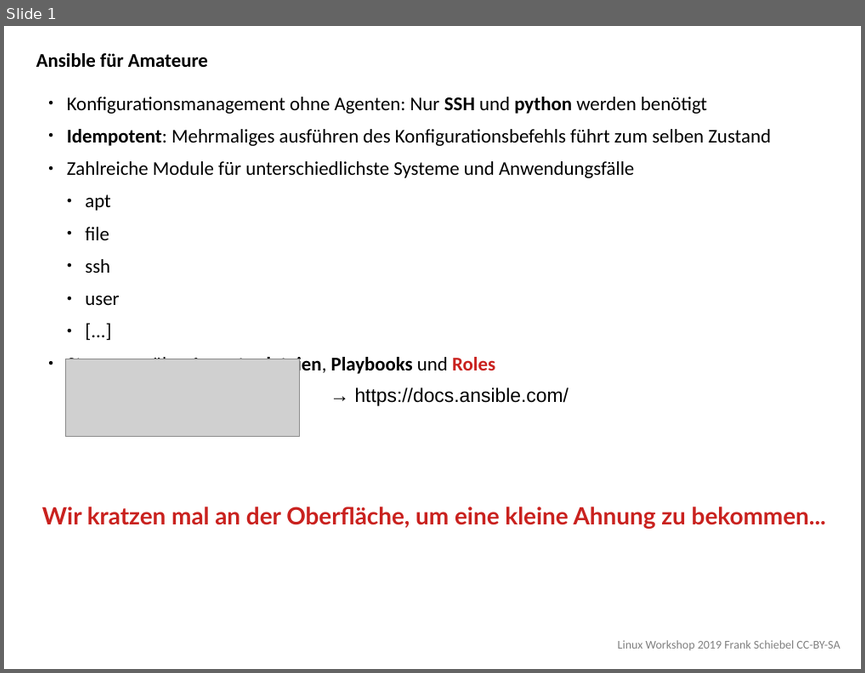
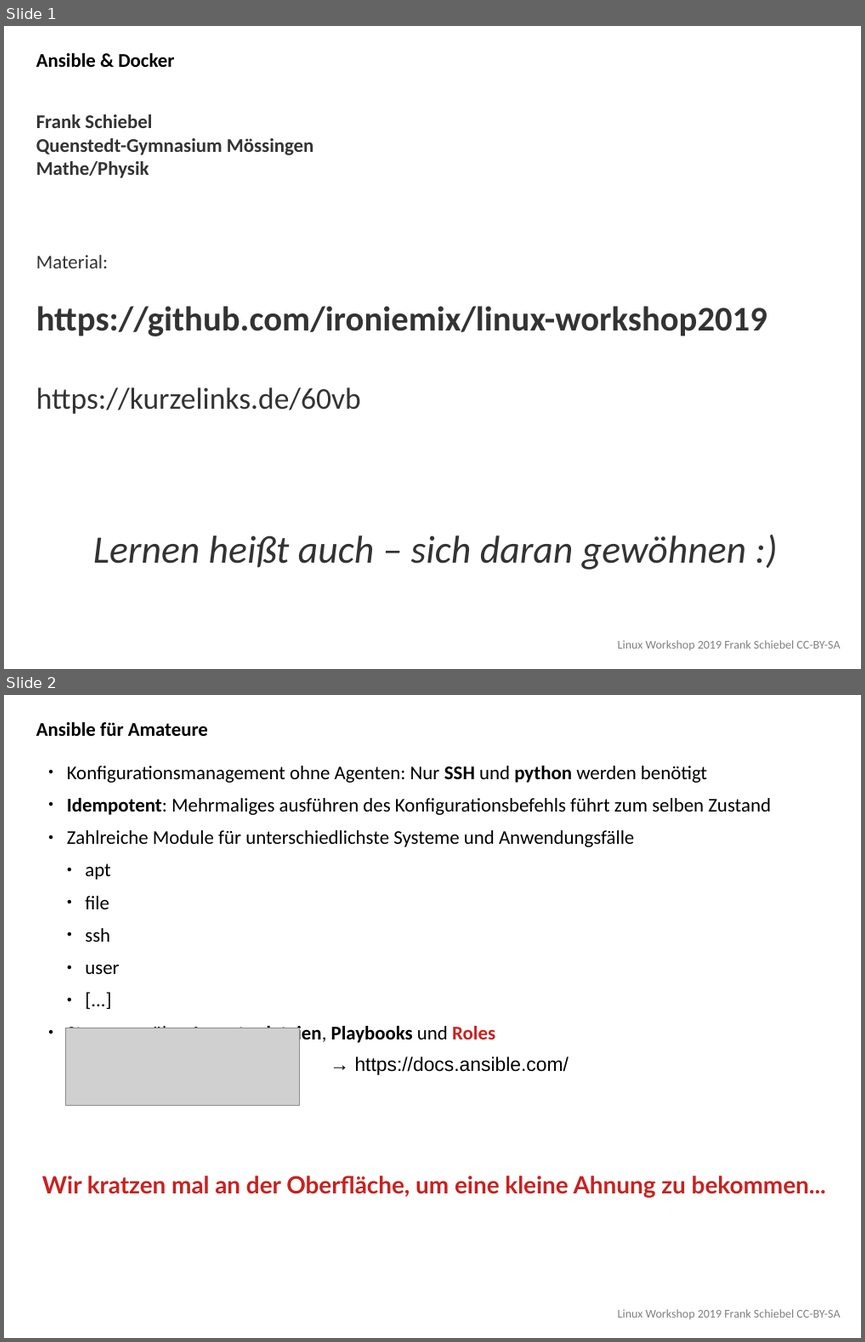
Before and after one commit to ironiemix/lfb-linuxworkshop2019, a slide deck: ansible/slides/linux_workshop_ansible.odp. Shown one above the other, each under a label of ours: slide 1 before the commit, slides 1 and 2 after it. The pictures are 865x673 and 865x1342 pixels, drawn with LibreOffice and Linux fonts; fonts in the diff are those of the drawing; grey boxes stand for pictures. Boxes give left, top, right and bottom in pixels: in the first picture for what was removed or moved away, otherwise in the second. Text is boxed around its words. In the diff, an @@ line names an element or a change of style, - is before the commit and + after.

Commit message:
Fixes from the actual Workshop

```diff
--- a/ansible/slides/linux_workshop_ansible.odp
+++ b/ansible/slides/linux_workshop_ansible.odp
@@ slide 1 added at (x1=4, y1=26, x2=861, y2=669), background #FFFFFF; not listed: 1 template element that a slide beside it also shows @@
@@ text added at (x1=36, y1=53, x2=174, y2=67), 18 pt, text #000000, bold @@
+Ansible & Docker
@@ text added at (x1=36, y1=114, x2=767, y2=569), 18 pt, text #333333, bold @@
+Frank Schiebel
+Quenstedt-Gymnasium Mössingen
+Mathe/Physik
+Material:
+https://github.com/ironiemix/linux-workshop2019
+https://kurzelinks.de/60vb
+Lernen heißt auch – sich daran gewöhnen :)
@@ what was slide 1 is now slide 2 @@
```
Also in this commit, not shown: 3 other files.
